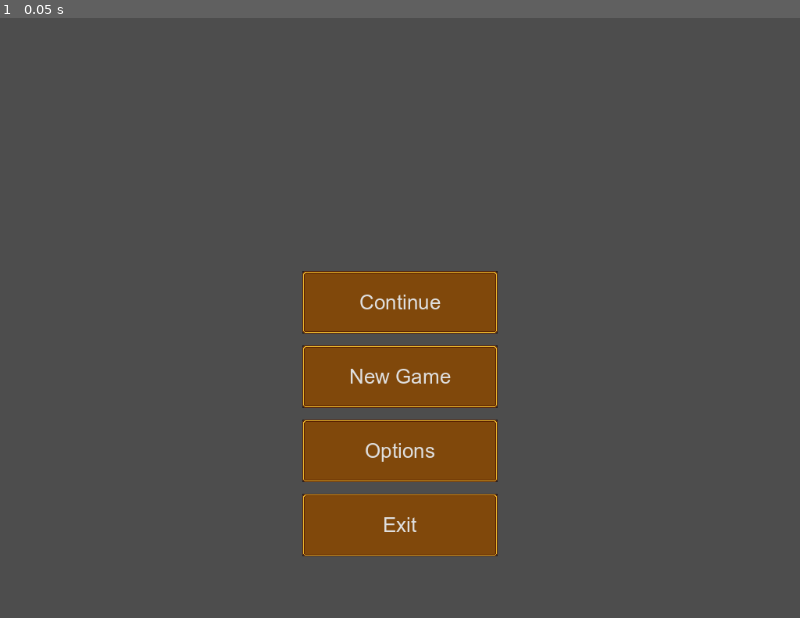
Above: before the commit, frame 1.
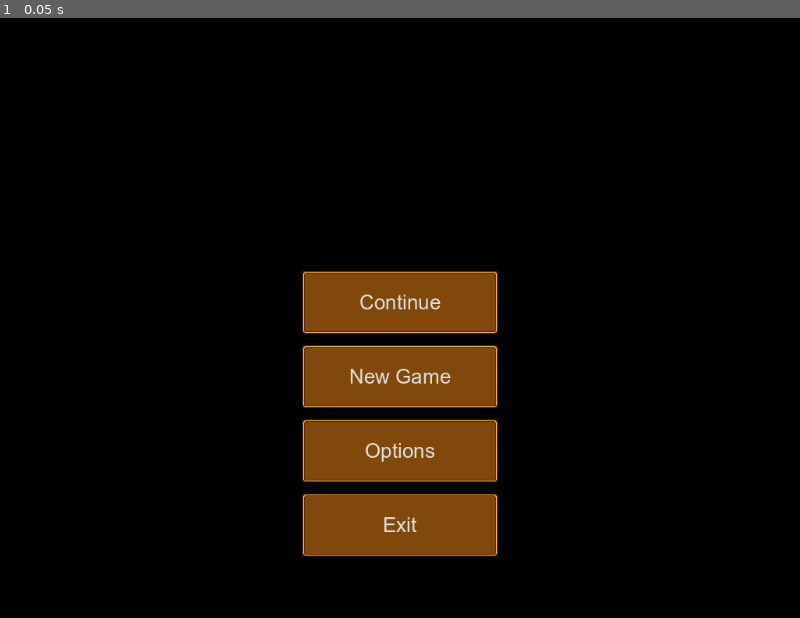
Above: after the commit, the same moment.

Repository: MichalKrzyzanowski/west-life-fantasy-godot-port
Game: Godot game, scene res://ui/main_menu/main_menu.tscn
Same seed, same stepped clock (60 frames per second), same inputs: the game is played once before the commit and once after it. This scene is started directly instead of the project's main scene.
Inputs:
- Up to frame 1 (0.05 s): no input

The runs differ from the first frame. In frame 1, 90% of the frame differs, in the area x 0-100%, y 0-100%.

Commit message:
- added resources: 	- arialbd font, this is arial bold font 	- checked_box sprite 	- unchecked_box sprite 	- knob sprite, for the slider ui element - updated main_theme: 	- updated checkbox theme to resemble original 	- updated slider theme to resemble original 	- added button variation for back button - added options_menu scene: 	- laid out general structure of the options menu, without any 	  logic - updated main_menu scene: 	- added instance of options_menu

Diff:
--- a/ui/common/main_theme.tres
+++ b/ui/common/main_theme.tres
@@ -1,7 +1,52 @@
-[gd_resource type="Theme" load_steps=7 format=3 uid="uid://dsawkl1yfjgow"]
+[gd_resource type="Theme" load_steps=24 format=3 uid="uid://dsawkl1yfjgow"]
 
 [ext_resource type="Texture2D" uid="uid://4tgxvu4fo1h1" path="res://ui/common/TextBox.png" id="1_pfacf"]
 [ext_resource type="StyleBox" uid="uid://5ihap8ri3b3b" path="res://ui/common/main_panel_style_box.tres" id="1_vmfed"]
+[ext_resource type="Texture2D" uid="uid://cgh3wshenhcbb" path="res://ui/common/checked_box.png" id="3_gllck"]
+[ext_resource type="Texture2D" uid="uid://bk73mbyv8jqbc" path="res://ui/common/knob.png" id="3_wtlpr"]
+[ext_resource type="Texture2D" uid="uid://xths6ehix6de" path="res://ui/common/unchecked_box.png" id="4_7fmlg"]
+
+[sub_resource type="StyleBoxTexture" id="StyleBoxTexture_3bshk"]
+texture = ExtResource("1_pfacf")
+texture_margin_left = 4.0
+texture_margin_top = 4.0
+texture_margin_right = 4.0
+texture_margin_bottom = 3.0
+modulate_color = Color(0.78, 0.78, 0.78, 0.498039)
+
+[sub_resource type="StyleBoxTexture" id="StyleBoxTexture_16bsm"]
+texture = ExtResource("1_pfacf")
+texture_margin_left = 4.0
+texture_margin_top = 4.0
+texture_margin_right = 4.0
+texture_margin_bottom = 3.0
+modulate_color = Color(1, 1, 1, 0)
+
+[sub_resource type="StyleBoxTexture" id="StyleBoxTexture_tqg0q"]
+texture = ExtResource("1_pfacf")
+texture_margin_left = 4.0
+texture_margin_top = 4.0
+texture_margin_right = 4.0
+texture_margin_bottom = 3.0
+modulate_color = Color(0.776042, 0.776042, 0.776042, 1)
+
+[sub_resource type="StyleBoxTexture" id="StyleBoxTexture_fp47l"]
+content_margin_top = 25.0
+content_margin_bottom = 25.0
+texture = ExtResource("1_pfacf")
+texture_margin_left = 4.0
+texture_margin_top = 4.0
+texture_margin_right = 4.0
+texture_margin_bottom = 3.0
+modulate_color = Color(0.831373, 0.831373, 0.831373, 1)
+
+[sub_resource type="StyleBoxTexture" id="StyleBoxTexture_6cv8k"]
+texture = ExtResource("1_pfacf")
+texture_margin_left = 4.0
+texture_margin_top = 4.0
+texture_margin_right = 4.0
+texture_margin_bottom = 3.0
+modulate_color = Color(0.651042, 0.651042, 0.651042, 1)
 
 [sub_resource type="StyleBoxTexture" id="StyleBoxTexture_uoatp"]
 texture = ExtResource("1_pfacf")
@@ -35,10 +80,69 @@
 texture_margin_bottom = 3.0
 modulate_color = Color(0.784314, 0.784314, 0.784314, 1)
 
+[sub_resource type="StyleBoxEmpty" id="StyleBoxEmpty_7qnn4"]
+
+[sub_resource type="StyleBoxEmpty" id="StyleBoxEmpty_lbhyv"]
+
+[sub_resource type="StyleBoxEmpty" id="StyleBoxEmpty_ky4nr"]
+
+[sub_resource type="StyleBoxEmpty" id="StyleBoxEmpty_epqs5"]
+
+[sub_resource type="StyleBoxEmpty" id="StyleBoxEmpty_ngvrr"]
+
+[sub_resource type="StyleBoxEmpty" id="StyleBoxEmpty_s3d56"]
+
+[sub_resource type="StyleBoxFlat" id="StyleBoxFlat_au8qv"]
+bg_color = Color(1, 1, 1, 1)
+corner_radius_top_left = 6
+corner_radius_top_right = 6
+corner_radius_bottom_right = 6
+corner_radius_bottom_left = 6
+expand_margin_top = 8.0
+expand_margin_bottom = 8.0
+
+[sub_resource type="StyleBoxFlat" id="StyleBoxFlat_3utbr"]
+bg_color = Color(1, 1, 1, 1)
+corner_radius_top_left = 6
+corner_radius_top_right = 6
+corner_radius_bottom_right = 6
+corner_radius_bottom_left = 6
+expand_margin_top = 8.0
+expand_margin_bottom = 8.0
+
+[sub_resource type="StyleBoxFlat" id="StyleBoxFlat_shqgf"]
+bg_color = Color(0.755208, 0.755208, 0.755208, 1)
+corner_radius_top_left = 6
+corner_radius_top_right = 6
+corner_radius_bottom_right = 6
+corner_radius_bottom_left = 6
+expand_margin_top = 8.0
+expand_margin_bottom = 8.0
+
 [resource]
+BackButton/base_type = &"Button"
+BackButton/styles/disabled = SubResource("StyleBoxTexture_3bshk")
+BackButton/styles/focus = SubResource("StyleBoxTexture_16bsm")
+BackButton/styles/hover = SubResource("StyleBoxTexture_tqg0q")
+BackButton/styles/normal = SubResource("StyleBoxTexture_fp47l")
+BackButton/styles/pressed = SubResource("StyleBoxTexture_6cv8k")
 Button/font_sizes/font_size = 26
 Button/styles/disabled = SubResource("StyleBoxTexture_uoatp")
 Button/styles/focus = SubResource("StyleBoxTexture_kceo7")
 Button/styles/hover = SubResource("StyleBoxTexture_aqg7b")
 Button/styles/normal = ExtResource("1_vmfed")
 Button/styles/pressed = SubResource("StyleBoxTexture_mw5h2")
+CheckBox/icons/checked = ExtResource("3_gllck")
+CheckBox/icons/unchecked = ExtResource("4_7fmlg")
+CheckBox/styles/disabled = SubResource("StyleBoxEmpty_7qnn4")
+CheckBox/styles/focus = SubResource("StyleBoxEmpty_lbhyv")
+CheckBox/styles/hover = SubResource("StyleBoxEmpty_ky4nr")
+CheckBox/styles/hover_pressed = SubResource("StyleBoxEmpty_epqs5")
+CheckBox/styles/normal = SubResource("StyleBoxEmpty_ngvrr")
+CheckBox/styles/pressed = SubResource("StyleBoxEmpty_s3d56")
+HSlider/icons/grabber = ExtResource("3_wtlpr")
+HSlider/icons/grabber_disabled = ExtResource("3_wtlpr")
+HSlider/icons/grabber_highlight = ExtResource("3_wtlpr")
+HSlider/styles/grabber_area = SubResource("StyleBoxFlat_au8qv")
+HSlider/styles/grabber_area_highlight = SubResource("StyleBoxFlat_3utbr")
+HSlider/styles/slider = SubResource("StyleBoxFlat_shqgf")
--- a/ui/main_menu/main_menu.tscn
+++ b/ui/main_menu/main_menu.tscn
@@ -1,4 +1,6 @@
-[gd_scene load_steps=2 format=3 uid="uid://dgy8ovf5qfuu8"]
+[gd_scene load_steps=3 format=3 uid="uid://dgy8ovf5qfuu8"]
+
+[ext_resource type="PackedScene" uid="uid://dq5bvoaxuu83w" path="res://ui/main_menu/options_menu.tscn" id="1_a0f17"]
 
 [sub_resource type="StyleBoxFlat" id="StyleBoxFlat_esli7"]
 bg_color = Color(0, 0, 0, 1)
@@ -12,7 +14,6 @@
 grow_vertical = 2
 
 [node name="Panel" type="Panel" parent="."]
-visible = false
 layout_mode = 1
 anchors_preset = 15
 anchor_right = 1.0
@@ -21,7 +22,7 @@
 grow_vertical = 2
 theme_override_styles/panel = SubResource("StyleBoxFlat_esli7")
 
-[node name="VBoxContainer" type="VBoxContainer" parent="."]
+[node name="MenuButtons" type="VBoxContainer" parent="."]
 layout_mode = 1
 anchors_preset = -1
 anchor_left = 0.5
@@ -36,18 +37,22 @@
 theme_override_constants/separation = 15
 alignment = 1
 
-[node name="ContinueButton" type="Button" parent="VBoxContainer"]
+[node name="ContinueButton" type="Button" parent="MenuButtons"]
 layout_mode = 2
 text = "Continue"
 
-[node name="NewGameButton" type="Button" parent="VBoxContainer"]
+[node name="NewGameButton" type="Button" parent="MenuButtons"]
 layout_mode = 2
 text = "New Game"
 
-[node name="OptionsButton" type="Button" parent="VBoxContainer"]
+[node name="OptionsButton" type="Button" parent="MenuButtons"]
 layout_mode = 2
 text = "Options"
 
-[node name="ExitButton" type="Button" parent="VBoxContainer"]
+[node name="ExitButton" type="Button" parent="MenuButtons"]
 layout_mode = 2
 text = "Exit"
+
+[node name="OptionsMenu" parent="." instance=ExtResource("1_a0f17")]
+visible = false
+layout_mode = 1
--- /dev/null
+++ b/ui/main_menu/options_menu.tscn
@@ -0,0 +1,163 @@
+[gd_scene load_steps=4 format=3 uid="uid://dq5bvoaxuu83w"]
+
+[ext_resource type="Texture2D" uid="uid://4tgxvu4fo1h1" path="res://ui/common/TextBox.png" id="1_5ims4"]
+[ext_resource type="FontFile" uid="uid://duujn5vjqjbyi" path="res://ui/common/arialbd.ttf" id="2_sfi3x"]
+
+[sub_resource type="StyleBoxFlat" id="StyleBoxFlat_2evbl"]
+bg_color = Color(0, 0, 0, 1)
+
+[node name="OptionsMenu" type="Control"]
+layout_mode = 3
+anchors_preset = 15
+anchor_right = 1.0
+anchor_bottom = 1.0
+grow_horizontal = 2
+grow_vertical = 2
+
+[node name="Panel" type="Panel" parent="."]
+layout_mode = 1
+anchors_preset = 15
+anchor_right = 1.0
+anchor_bottom = 1.0
+grow_horizontal = 2
+grow_vertical = 2
+theme_override_styles/panel = SubResource("StyleBoxFlat_2evbl")
+
+[node name="BackgroundPanel" type="NinePatchRect" parent="."]
+layout_mode = 1
+anchors_preset = 8
+anchor_left = 0.5
+anchor_top = 0.5
+anchor_right = 0.5
+anchor_bottom = 0.5
+offset_left = -378.0
+offset_top = -317.5
+offset_right = 378.0
+offset_bottom = 317.5
+grow_horizontal = 2
+grow_vertical = 2
+texture = ExtResource("1_5ims4")
+region_rect = Rect2(0, 0, 16, 16)
+patch_margin_left = 4
+patch_margin_top = 4
+patch_margin_right = 4
+patch_margin_bottom = 3
+
+[node name="Title" type="Label" parent="BackgroundPanel"]
+layout_mode = 1
+anchors_preset = -1
+anchor_top = 0.038
+anchor_right = 1.0
+anchor_bottom = 0.038
+offset_bottom = 55.0
+grow_horizontal = 2
+theme_override_fonts/font = ExtResource("2_sfi3x")
+theme_override_font_sizes/font_size = 48
+text = "Options"
+horizontal_alignment = 1
+
+[node name="OptionsContainer" type="VBoxContainer" parent="BackgroundPanel"]
+layout_mode = 1
+anchors_preset = -1
+anchor_left = 0.06
+anchor_top = 0.22
+anchor_right = 0.94
+anchor_bottom = 0.6
+grow_horizontal = 2
+grow_vertical = 2
+theme_override_constants/separation = 85
+
+[node name="SFXVolSlider" type="Control" parent="BackgroundPanel/OptionsContainer"]
+layout_mode = 2
+
+[node name="Label" type="Label" parent="BackgroundPanel/OptionsContainer/SFXVolSlider"]
+layout_mode = 1
+anchors_preset = 15
+anchor_right = 1.0
+anchor_bottom = 1.0
+grow_horizontal = 2
+grow_vertical = 2
+size_flags_horizontal = 2
+size_flags_vertical = 3
+theme_override_font_sizes/font_size = 36
+text = "SFX Volume"
+
+[node name="HSlider" type="HSlider" parent="BackgroundPanel/OptionsContainer/SFXVolSlider/Label"]
+layout_mode = 1
+anchors_preset = -1
+anchor_left = 0.38
+anchor_right = 1.0
+anchor_bottom = 1.0
+grow_horizontal = 2
+grow_vertical = 2
+size_flags_horizontal = 3
+size_flags_vertical = 4
+value = 80.0
+
+[node name="MusicVolSlider" type="Control" parent="BackgroundPanel/OptionsContainer"]
+layout_mode = 2
+
+[node name="Label" type="Label" parent="BackgroundPanel/OptionsContainer/MusicVolSlider"]
+layout_mode = 1
+anchors_preset = 15
+anchor_right = 1.0
+anchor_bottom = 1.0
+grow_horizontal = 2
+grow_vertical = 2
+size_flags_horizontal = 2
+theme_override_font_sizes/font_size = 36
+text = "Music Volume"
+
+[node name="HSlider" type="HSlider" parent="BackgroundPanel/OptionsContainer/MusicVolSlider/Label"]
+layout_mode = 1
+anchors_preset = -1
+anchor_left = 0.38
+anchor_right = 1.0
+anchor_bottom = 1.0
+grow_horizontal = 2
+grow_vertical = 2
+size_flags_horizontal = 3
+size_flags_vertical = 4
+value = 80.0
+
+[node name="MuteAllCheckBox" type="Control" parent="BackgroundPanel/OptionsContainer"]
+layout_mode = 2
+
+[node name="Label" type="Label" parent="BackgroundPanel/OptionsContainer/MuteAllCheckBox"]
+layout_mode = 1
+anchors_preset = 15
+anchor_right = 1.0
+anchor_bottom = 1.0
+grow_horizontal = 2
+grow_vertical = 2
+theme_override_font_sizes/font_size = 36
+text = "Mute All"
+
+[node name="CheckBox" type="CheckBox" parent="BackgroundPanel/OptionsContainer/MuteAllCheckBox/Label"]
+layout_mode = 1
+anchors_preset = -1
+anchor_left = 0.44
+anchor_top = 0.5
+anchor_right = 0.44
+anchor_bottom = 0.5
+offset_left = -8.0
+offset_top = -8.0
+offset_right = 8.0
+offset_bottom = 8.0
+grow_horizontal = 2
+grow_vertical = 2
+
+[node name="BackButton" type="Button" parent="BackgroundPanel"]
+layout_mode = 1
+anchors_preset = -1
+anchor_left = 0.5
+anchor_top = 0.94
+anchor_right = 0.5
+anchor_bottom = 0.94
+offset_left = -125.0
+offset_top = -80.0
+offset_right = 125.0
+grow_horizontal = 2
+grow_vertical = 0
+theme_type_variation = &"BackButton"
+text = "Back"
Binary file added: ui/common/arialbd.ttf
Not shown, added: ui/common/arialbd.ttf.import
Binary file added: ui/common/checked_box.png
Not shown, added: ui/common/checked_box.png.import
Binary file added: ui/common/knob.png
Not shown, added: ui/common/knob.png.import
Binary file added: ui/common/unchecked_box.png
Not shown, added: ui/common/unchecked_box.png.import
